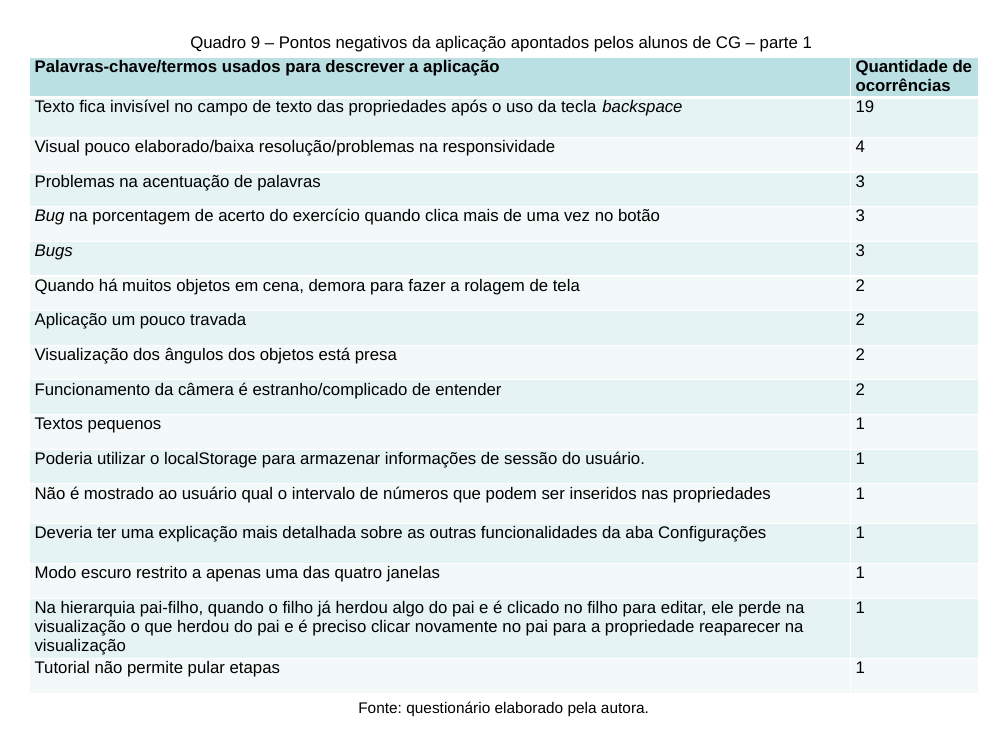
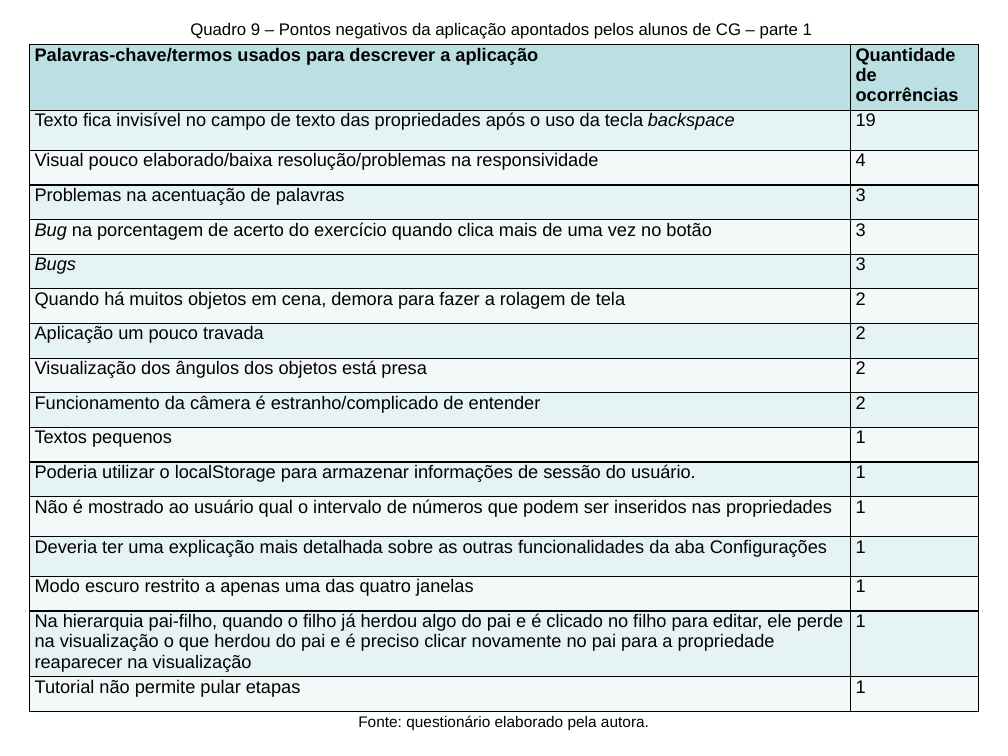
Before and after one commit to PanicAThePython/tcc_NataliaSensWeise, a slide deck: slide 33 of Slides_NataliaSensWeise.pptx (slide 28 before the commit). Drawn at 1008x756 pixels with LibreOffice and Linux fonts; fonts in the diff are those of the drawing; background and template pictures are left out. Boxes give left, top, right and bottom in pixels: in the first picture for what was removed or moved away, otherwise in the second. Text is boxed around its words. In the diff, an @@ line names an element or a change of style, - is before the commit and + after.

```diff
--- a/Slides_NataliaSensWeise.pptx
+++ b/Slides_NataliaSensWeise.pptx
@@ text "Quadro 9 – Pontos negativos ...": place and size @@
-text "Quadro 9 – Pontos negativos ..." at [190, 36, 812, 52]
+text "Quadro 9 – Pontos negativos ..." at [190, 23, 812, 39]
@@ table at [29, 44, 979, 711] @@
@@ size 12 to 13 pt @@
@@ borders changed @@
@@ table: place and size @@
-table at [29, 57, 979, 694]
+table at [29, 44, 979, 711]
@@ text "Fonte: questionário elaborado pela autora.": place and size @@
-text "Fonte: questionário elaborado pela autora." at [358, 701, 649, 717]
+text "Fonte: questionário elaborado pela autora." at [358, 715, 649, 731]
```
Also in this commit, not shown: 14 other slides changed, 5 slides added, 6 other files.
